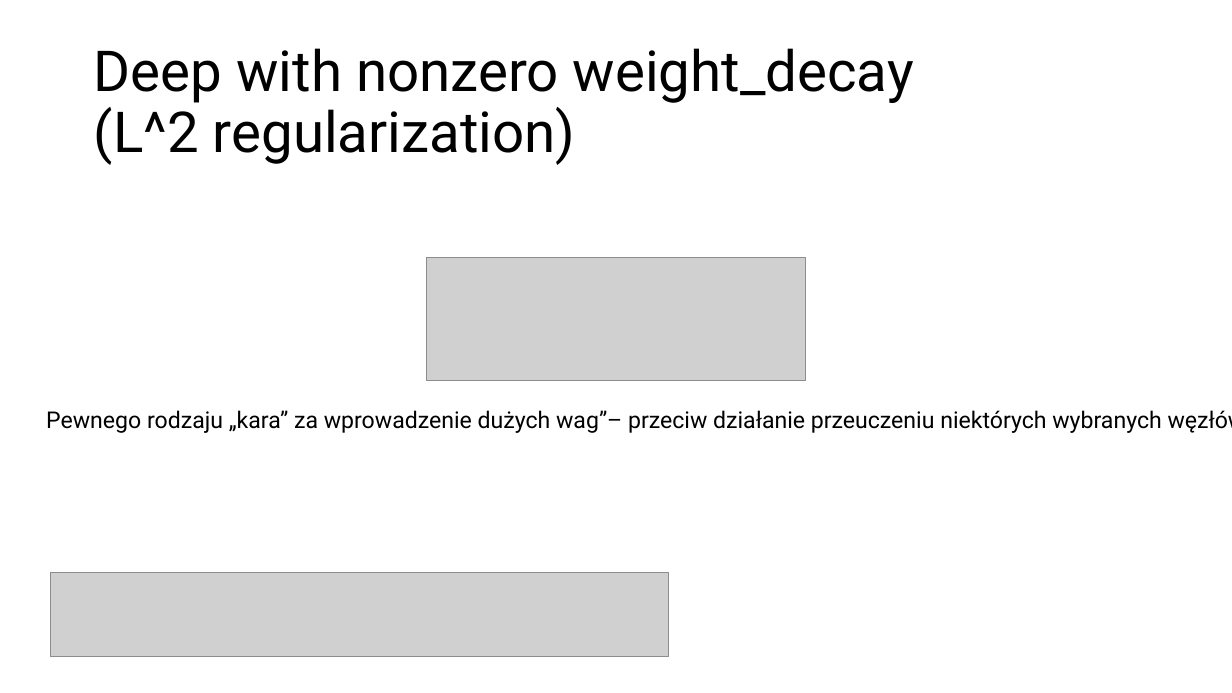
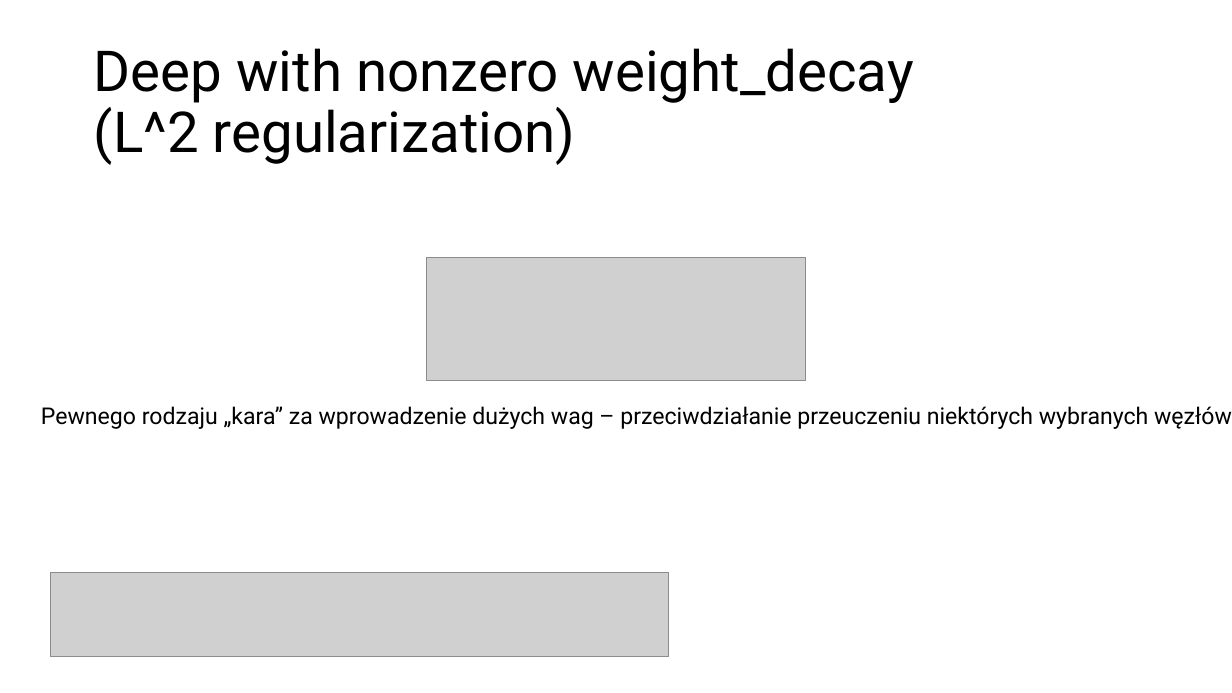
Before and after one commit to aleksanderrut/Lab_ML_in_Phy, a slide deck: slide 10 of Projekt2/Prezentacja.pptx. Drawn at 1232x693 pixels with LibreOffice and Linux fonts; fonts in the diff are those of the drawing; grey boxes stand for pictures. Boxes give left, top, right and bottom in pixels: in the first picture for what was removed or moved away, otherwise in the second. Text is boxed around its words. In the diff, an @@ line names an element or a change of style, - is before the commit and + after.

```diff
--- a/Projekt2/Prezentacja.pptx
+++ b/Projekt2/Prezentacja.pptx
@@ text at <box>41,406,1232,429</box>: text changed @@
-Pewnego rodzaju „kara” za wprowadzenie dużych wag”– przeciw działanie przeuczeniu niektórych wybranych węzłów.
+Pewnego rodzaju „kara” za wprowadzenie dużych wag – przeciwdziałanie przeuczeniu niektórych wybranych węzłów.
```
Also in this commit, not shown: 1 other file.
